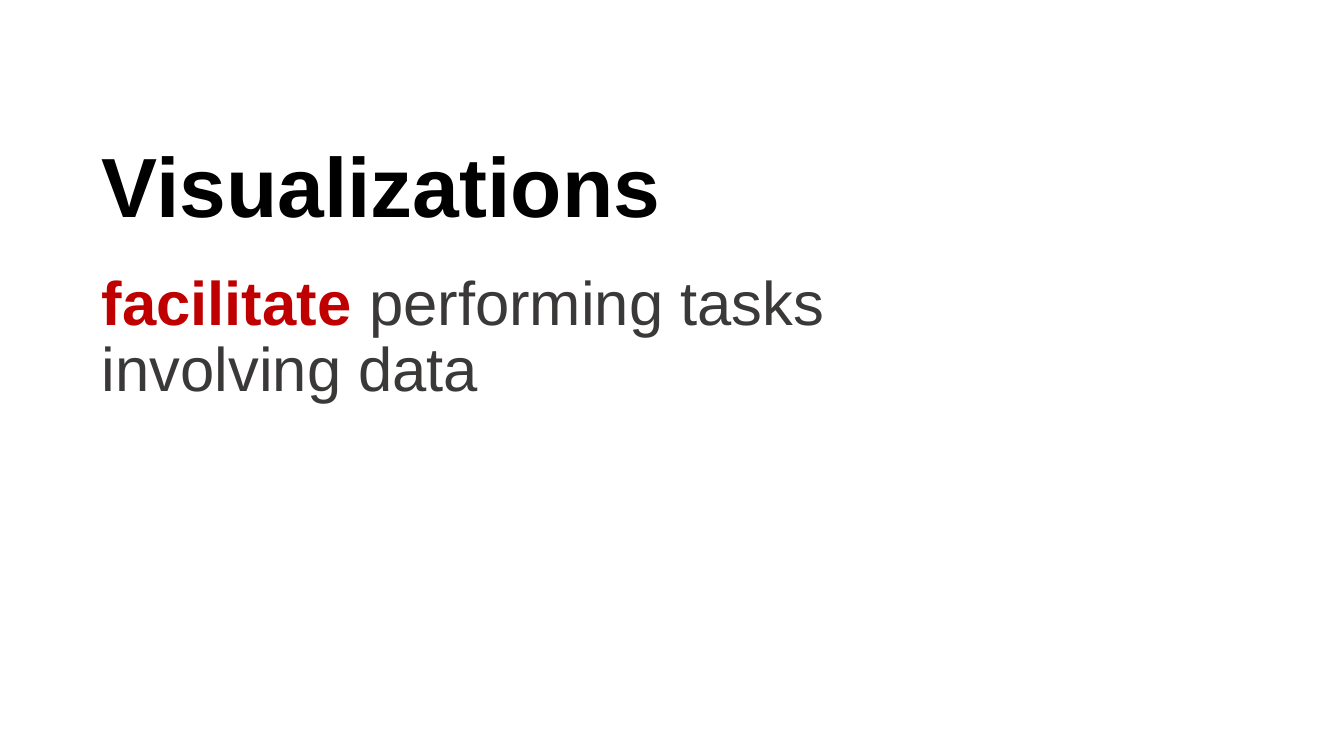
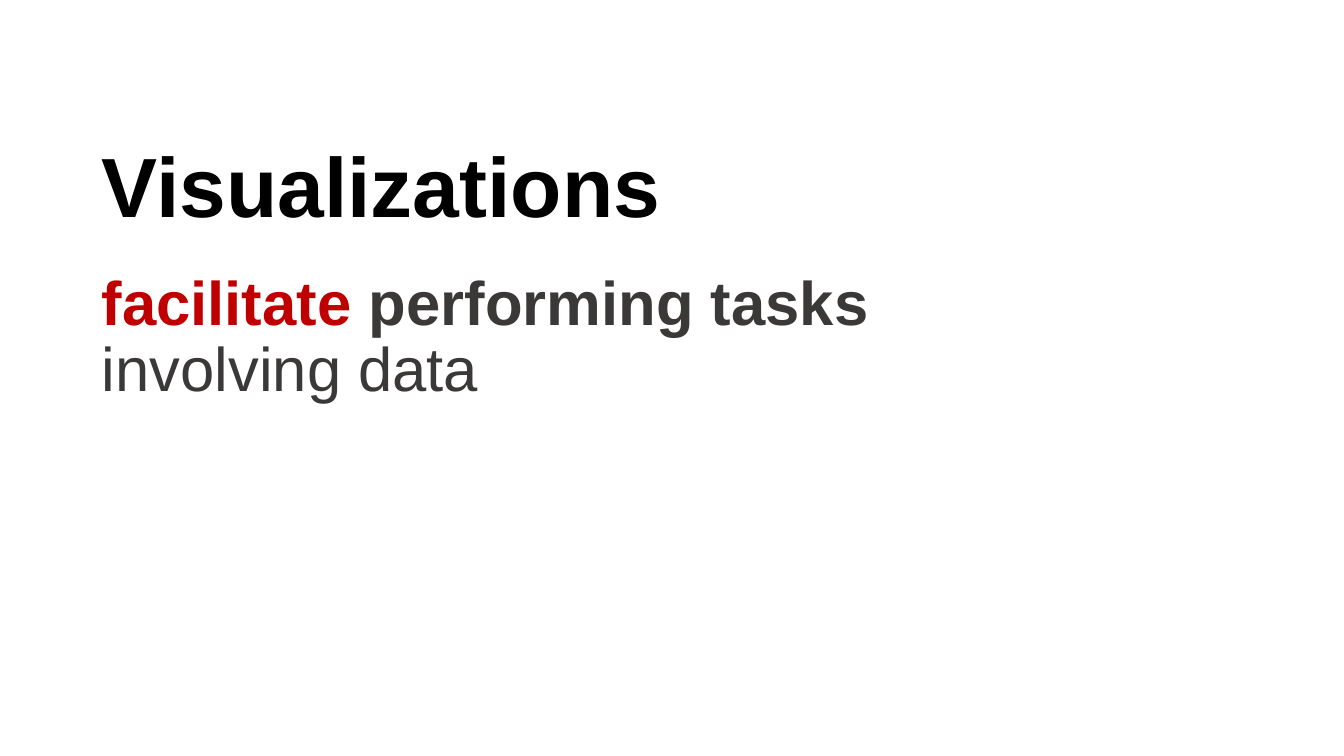
Before and after one commit to cathrynploehn-NIST/Visualizationintroduction, a slide deck: slide 15 of Information Visualization.pptx (slide 8 before the commit). Drawn at 1344x756 pixels with LibreOffice and Linux fonts; fonts in the diff are those of the drawing. Boxes give left, top, right and bottom in pixels: in the first picture for what was removed or moved away, otherwise in the second. Text is boxed around its words. In the diff, an @@ line names an element or a change of style, - is before the commit and + after.

```diff
--- a/Information Visualization.pptx
+++ b/Information Visualization.pptx
@@ title "Visualizations facilitate performing tasks involving ..." at (102,156,868,403): bold on in "performing tasks" @@
```
Also in this commit, not shown: 5 other slides changed, 16 slides added, 2 slides removed, 15 other files.
